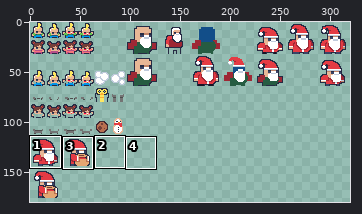
One commit to this pixel-art file: Aseprite/wip.aseprite. Above, an overview of the earlier version with the close-up marked.
Close-up. First the earlier version:
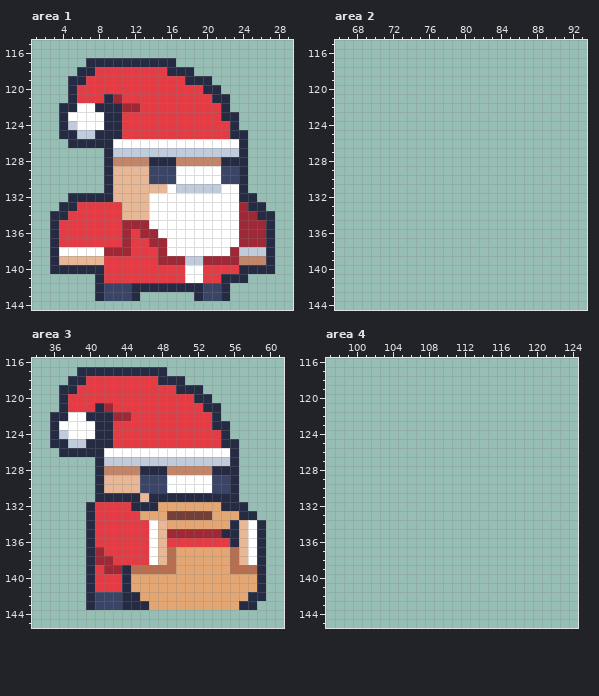
800x800 pixels, 1 frame. Shown: area 1: x 1..29, y 115..144; area 2: x 66..93, y 115..144; area 3: x 34..61, y 116..145; area 4: x 97..124, y 116..145. The wide view leaves out empty margins. The commit also changed other parts of the picture, which this record leaves out.
After the commit:
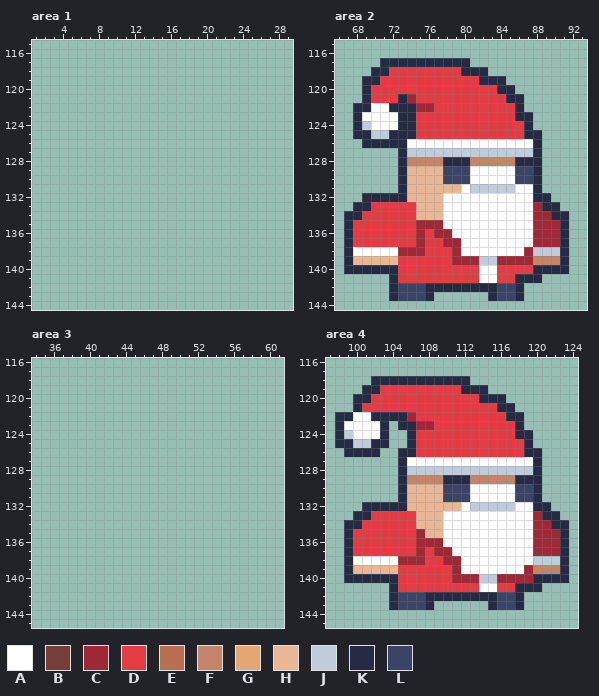
Palette (. is transparent): A #ffffff  B #743f39  C #9e2835  D #e43b44  E #b86f50  F #c28569  G #e4a672  H #e8b796  J #c0cbdc  K #262b44  L #3a4466
Change:
Area 1, layer "Layer 1":
y 117: x 7..16 KKKKKKKKKK -> ..........
y 118: x 6..18 KKDDDDDDDDKKK -> .............
y 119: x 5..20 KKDDDDDDDDDDDKKK -> ................
y 120: x 5..21 KDDDDDDDDDDDDDDKK -> .................
y 121: x 5..22 KDDDKCDDDDDDDDDDKK -> ..................
y 122: x 4..22 KKAAKKKCCDDDDDDDDDK -> ...................
y 123: x 4..23 KAAAAKKDDDDDDDDDDDKK -> ....................
y 124: x 4..23 KJAAAKKDDDDDDDDDDDDK -> ....................
y 125: x 4..24 KKJJKKKDDDDDDDDDDDDKK -> .....................
y 126: x 5..24 KKKKKAAAAAAAAAAAAAAK -> ....................
y 127: x 9..24 KJJJJJJJJJJJJJJK -> ................
y 128: x 9..24 KFFFFKKKFFFFFKKK -> ................
y 129..130: x 9..24 KHHHHLLLAAAAALLK -> ................
y 131: x 9..24 KHHHHHHAJJJJJAAK -> ................
y 132: x 5..25 KKKKKHHHHAAAAAAAAAAKK -> .....................
y 133: x 4..26 KKDDDDDHHHAAAAAAAAAACKK -> .......................
y 134: x 3..27 KKDDDDDDHHHAAAAAAAAAACCKK -> .........................
y 135: x 3..27 KDDDDDDDCCCAAAAAAAAAACCCK -> .........................
y 136: x 3..27 KDDDDDDDCDCCAAAAAAAAACCCK -> .........................
y 137: x 3..27 KDDDDDDDCDDCCAAAAAAAACCCK -> .........................
y 138: x 3..27 KAAAAACCCDDDCAAAAAAACJJJK -> .........................
y 139: x 3..27 KHHHHHDDDDDDCCCJJCCCCFFFK -> .........................
y 140: x 3..27 KKKKKKDDDDDDDDDAADDDDKKKK -> .........................
y 141: x 8..24 KDDDDDDDDDAADDKKK -> .................
y 142: x 8..22 KLLLKKKKKKKKLLK -> ...............
y 143: x 8..12 KLLLK -> .....; x 19..22 KLLK -> ....
Area 2, layer "Layer 1":
y 117: x 71..80 .......... -> KKKKKKKKKK
y 118: x 70..82 ............. -> KKDDDDDDDDKKK
y 119: x 69..84 ................ -> KKDDDDDDDDDDDKKK
y 120: x 69..85 ................. -> KDDDDDDDDDDDDDDKK
y 121: x 69..86 .................. -> KDDDKCDDDDDDDDDDKK
y 122: x 68..86 ................... -> KKAAKKKCCDDDDDDDDDK
y 123: x 68..87 .................... -> KAAAAKKDDDDDDDDDDDKK
y 124: x 68..87 .................... -> KJAAAKKDDDDDDDDDDDDK
y 125: x 68..88 ..................... -> KKJJKKKDDDDDDDDDDDDKK
y 126: x 69..88 .................... -> KKKKKAAAAAAAAAAAAAAK
y 127: x 73..88 ................ -> KJJJJJJJJJJJJJJK
y 128: x 73..88 ................ -> KFFFFKKKFFFFFKKK
y 129..130: x 73..88 ................ -> KHHHHLLLAAAAALLK
y 131: x 73..88 ................ -> KHHHHHHAJJJJJAAK
y 132: x 69..89 ..................... -> KKKKKHHHHAAAAAAAAAAKK
y 133: x 68..90 ....................... -> KKDDDDDHHHAAAAAAAAAACKK
y 134: x 67..91 ......................... -> KKDDDDDDHHHAAAAAAAAAACCKK
y 135: x 67..91 ......................... -> KDDDDDDDCCCAAAAAAAAAACCCK
y 136: x 67..91 ......................... -> KDDDDDDDCDCCAAAAAAAAACCCK
y 137: x 67..91 ......................... -> KDDDDDDDCDDCCAAAAAAAACCCK
y 138: x 67..91 ......................... -> KAAAAACCCDDDCAAAAAAACJJJK
y 139: x 67..91 ......................... -> KHHHHHDDDDDDCCCJJCCCCFFFK
y 140: x 67..91 ......................... -> KKKKKKDDDDDDDDDAADDDDKKKK
y 141: x 72..88 ................. -> KDDDDDDDDDAADDKKK
y 142: x 72..86 ............... -> KLLLKKKKKKKKLLK
y 143: x 72..76 ..... -> KLLLK; x 83..86 .... -> KLLK
Area 3, layer "Layer 1":
y 117: x 39..48 KKKKKKKKKK -> ..........
y 118: x 38..50 KKDDDDDDDDKKK -> .............
y 119: x 37..52 KKDDDDDDDDDDDKKK -> ................
y 120: x 37..53 KDDDDDDDDDDDDDDKK -> .................
y 121: x 37..54 KDDDKCDDDDDDDDDDKK -> ..................
y 122: x 36..54 KKAAKKKCCDDDDDDDDDK -> ...................
y 123: x 36..55 KAAAAKKDDDDDDDDDDDKK -> ....................
y 124: x 36..55 KJAAAKKDDDDDDDDDDDDK -> ....................
y 125: x 36..56 KKJJKKKDDDDDDDDDDDDKK -> .....................
y 126: x 37..56 KKKKKAAAAAAAAAAAAAAK -> ....................
y 127: x 41..56 KJJJJJJJJJJJJJJK -> ................
y 128: x 41..56 KFFFFKKKFFFFFKKK -> ................
y 129..130: x 41..56 KHHHHLLLAAAAALLK -> ................
y 131: x 41..56 KKKKKHKKKKKKKKKK -> ................
y 132: x 40..57 KDDDDKKKGGGGGGGKKK -> ..................
y 133: x 40..58 KDDDDDGGGBBBBBGGGKK -> ...................
y 134: x 40..59 KDDDDDDAHGGGGGGGKHAK -> ....................
y 135: x 40..59 KDDDDDDAHCCCCCCKKHAK -> ....................
y 136: x 40..59 KDDDDDDAHDDDDDDDKHAK -> ....................
y 137: x 40..59 KCDDDDDAHEGGGGGGEHAK -> ....................
y 138: x 40..59 KCCDDDDAHEGGGGGGEHAK -> ....................
y 139: x 40..59 KDCCKEEEEEGGGGGGEEEK -> ....................
y 140..141: x 40..59 KDDDKGGGGGGGGGGGGGGK -> ....................
y 142: x 40..59 KLLLKKGGGGGGGGGGGGKK -> ....................
y 143: x 40..58 KLLLKKKGGGGGGGGGGKK -> ...................
Area 4, layer "Layer 1":
y 118: x 102..112 ........... -> KKKKKKKKKKK
y 119: x 101..114 .............. -> KKDDDDDDDDDKKK
y 120: x 100..116 ................. -> KKDDDDDDDDDDDDKKK
y 121: x 100..117 .................. -> KDDDDDDDDDDDDDDDKK
y 122: x 98..118 ..................... -> KKAAKKKKCDDDDDDDDDDKK
y 123: x 98..103 ...... -> KAAAAK; x 105..118 .............. -> KKCCDDDDDDDDDK
y 124: x 98..103 ...... -> KJAAAK; x 106..119 .............. -> KDDDDDDDDDDDKK
y 125: x 98..103 ...... -> KKJJKK; x 106..119 .............. -> KDDDDDDDDDDDDK
y 126: x 99..102 .... -> KKKK; x 105..120 ................ -> KKDDDDDDDDDDDDKK
y 127: x 105..120 ................ -> KAAAAAAAAAAAAAAK
y 128: x 105..120 ................ -> KJJJJJJJJJJJJJJK
y 129: x 105..120 ................ -> KFFFFKKKFFFFFKKK
y 130..131: x 105..120 ................ -> KHHHHLLLAAAAALLK
y 132: x 101..121 ..................... -> KKKKKHHHHHHAJJJJJAAKK
y 133: x 100..122 ....................... -> KKDDDDDHHHAAAAAAAAAACKK
y 134: x 99..123 ......................... -> KKDDDDDDHHHAAAAAAAAAACCKK
y 135: x 99..123 ......................... -> KDDDDDDDCHHAAAAAAAAAACCCK
y 136: x 99..123 ......................... -> KDDDDDDDCCCAAAAAAAAAACCCK
y 137: x 99..123 ......................... -> KDDDDDDDCDCCAAAAAAAAACCCK
y 138: x 99..123 ......................... -> KAAAAACCCDDCCAAAAAAAAJJJK
y 139: x 99..123 ......................... -> KHHHHHDDDDDDCAAAAAAACFFFK
y 140: x 99..123 ......................... -> KKKKKKDDDDDDCCCJJCCCCKKKK
y 141: x 104..120 ................. -> KDDDDDDDDDAADDKKK
y 142: x 104..118 ............... -> KLLLKKKKKKKKLLK
y 143: x 104..108 ..... -> KLLLK; x 115..118 .... -> KLLK
Where, in picture pixels (left, top, right, bottom), the same in both close-ups:
erased: (50, 58, 275, 301)
added: (344, 58, 569, 301)
erased: (50, 367, 266, 610)
added: (335, 376, 569, 610)
